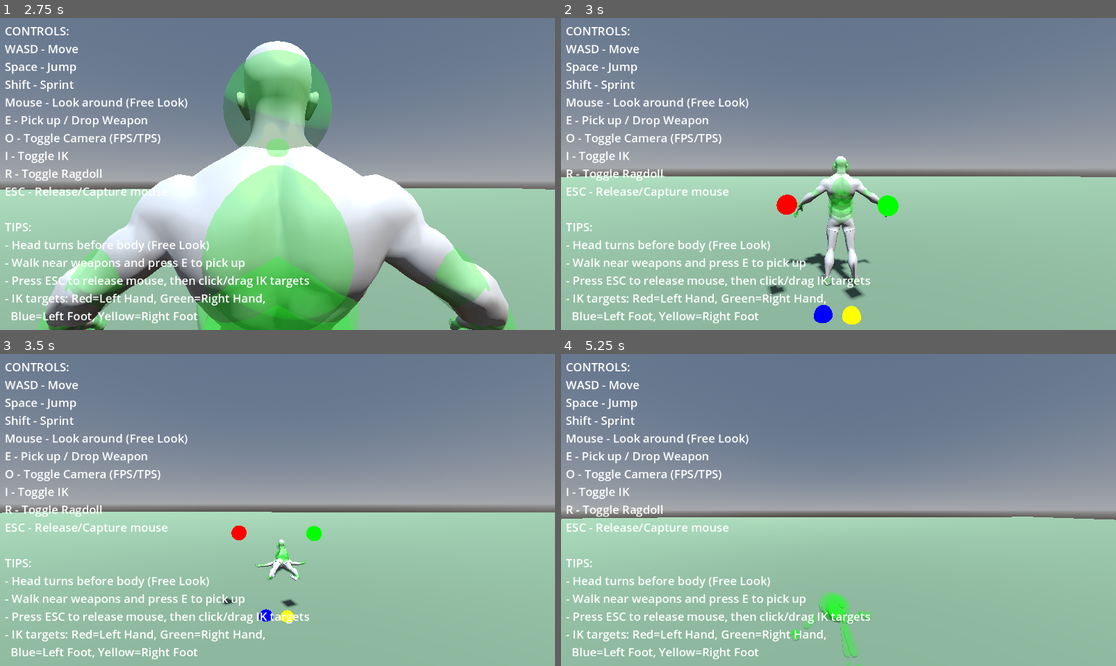
Above: before the commit, frames 1-4 (two rows, left to right).
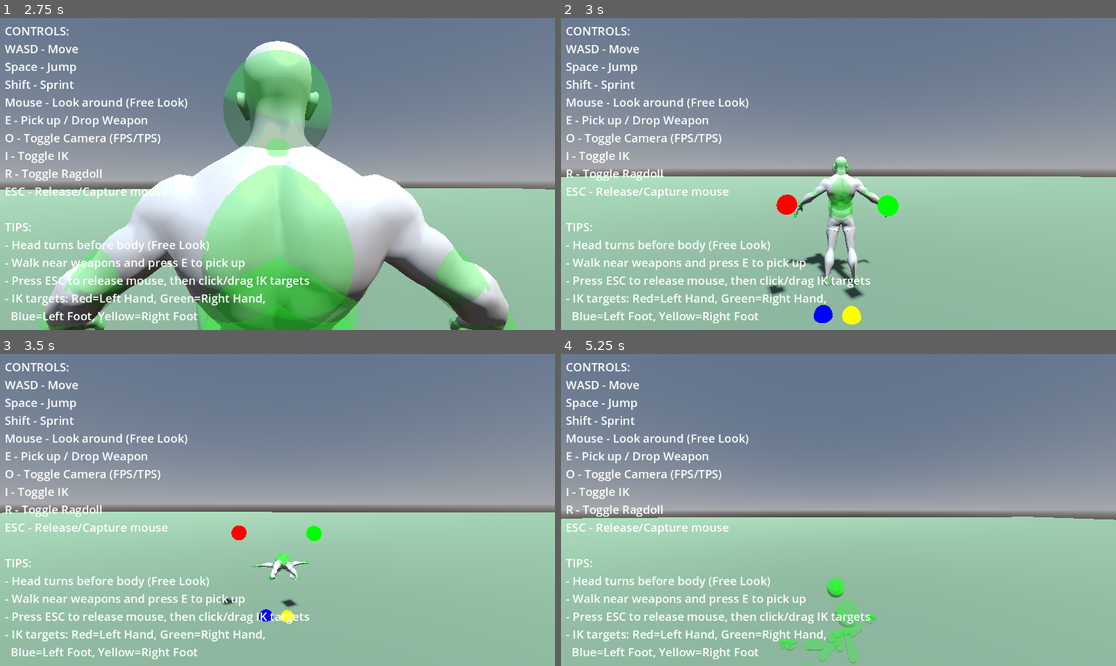
Above: after the commit, the same moments.

Repository: lmf-git/fpsikanimragdoll
Game: Godot game, scene res://world.tscn
The game is run twice, just before and just after one commit, with the same random seed, the same clock (stepped at 60 frames per second) and the same inputs.
Inputs (mouse positions are in pixels of both pictures, inside the frame that each line leads up to):
- Up to frame 1 (2.75 s): tap Enter at 0.5 s; move the mouse to (305, 174) at 0.52 s; hold Shift (sprint) 0.53-1.28 s; hold W (move_forward) from 0.53 s (still down); click (305, 174) at 0.67 s; tap Space (jump) at 0.77, 1.52 s; move the mouse to (249, 174) at 1.27 s; tap O (toggle_camera) at 1.35 s; move the mouse to (288, 167) at 2.02 s; hold I (toggle_ik) from 2.03 s (still down)
- Up to frame 2 (3 s): keep holding W (move_forward); move the mouse to (832, 180) at 2.77 s; release I (toggle_ik) at 2.78 s; tap R (toggle_ragdoll) at 2.85 s; click (832, 180) at 2.92 s
- Up to frame 3 (3.5 s): keep holding W (move_forward); tap Space (jump) at 3.02 s
- Up to frame 4 (5.25 s): keep holding W (move_forward); move the mouse to (877, 513) at 3.52 s; tap E at 3.6 s; tap Space (jump) at 3.77, 4.52 s; move the mouse to (794, 506) at 4.27 s; tap Shift (sprint) at 4.35 s; move the mouse to (844, 510) at 5.02 s; hold O (toggle_camera) from 5.03 s (still down); click (844, 510) at 5.17 s

Frame 1 is identical in both runs. In frame 2, 0.2% of the frame differs, in the area x 42-58%, y 44-86%; in frame 3, 0.3%; in frame 4, 1.5%, in the area x 39-57%, y 71-100%.

Commit message:
Use JOINT_TYPE_NONE for completely rigid upper body
Changed ragdoll upper body bones to use JOINT_TYPE_NONE instead of
CONE joints with 0.0 degree limits:

- Hips, Spine, Chest, Upper_Chest: JOINT_TYPE_NONE
- Neck, Head: JOINT_TYPE_NONE
- Shoulders (L_Shoulder, R_Shoulder): JOINT_TYPE_NONE

JOINT_TYPE_NONE creates a fixed joint with no rotational freedom,
enforced directly by the physics engine rather than relying on
constraint limits. This ensures absolute rigidity for the torso.

Limbs still use:
- HINGE for knees/elbows (one-directional bending)
- CONE for hips/shoulders/ankles/wrists (limited rotation)

Upper body now acts as single completely rigid unit in ragdoll mode.

Diff:
--- a/character_controller.gd
+++ b/character_controller.gd
@@ -350,10 +350,14 @@
 			debug_mesh.owner = physical_bone
 
 		# CRITICAL: Configure joint to connect to parent bone
-		# Use HINGE joints for knees and elbows, CONE for everything else
+		# Use NONE for torso (fixed), HINGE for knees/elbows, CONE for everything else
 		var use_hinge = bone_suffix in ["Lower_Leg", "L_Lower_Leg", "R_Lower_Leg", "Lower_Arm", "L_Lower_Arm", "R_Lower_Arm"]
-
-		if use_hinge:
+		var use_none = bone_suffix in ["Hips", "Spine", "Chest", "Upper_Chest", "Neck", "Head", "Shoulder", "L_Shoulder", "R_Shoulder"]
+
+		if use_none:
+			# Fixed joint - no movement at all
+			physical_bone.joint_type = PhysicalBone3D.JOINT_TYPE_NONE
+		elif use_hinge:
 			physical_bone.joint_type = PhysicalBone3D.JOINT_TYPE_HINGE
 		else:
 			physical_bone.joint_type = PhysicalBone3D.JOINT_TYPE_CONE
@@ -448,7 +452,10 @@
 			bias = 0.998
 
 		# Apply limits based on joint type
-		if use_hinge:
+		if use_none:
+			# No joint constraints needed for NONE type - bone is fixed to parent
+			pass
+		elif use_hinge:
 			# Hinge joints use different constraint properties
 			physical_bone.set("joint_constraints/angular_limit_lower", -swing_limit)
 			physical_bone.set("joint_constraints/angular_limit_upper", 0)  # Only bend one way
